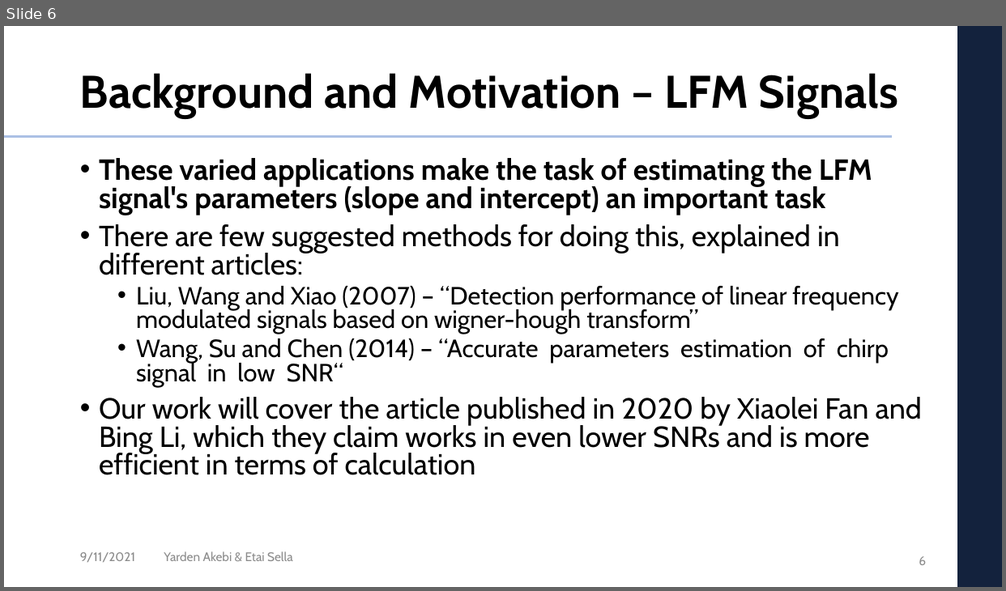
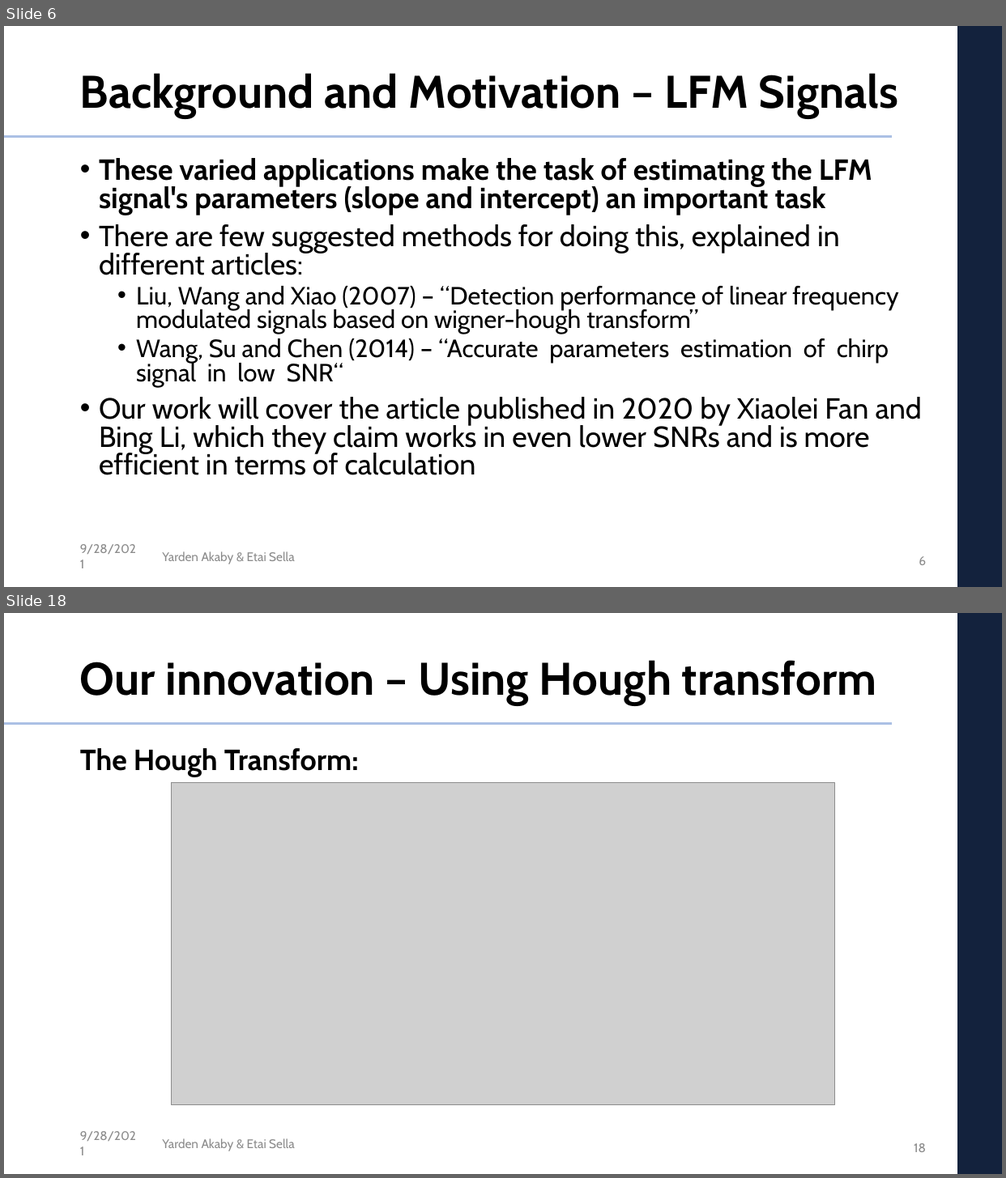
Before and after one commit to etaisella/multi_dim_DSP_final_project, a slide deck: presentation/DSP_project_presentation.pptx. Shown one above the other, each under a label of ours: slide 6 before the commit, slides 6 and 18 after it; the slides between them are not shown. The pictures are 1006x591 and 1006x1178 pixels, drawn with LibreOffice and Linux fonts; fonts in the diff are those of the drawing; grey boxes stand for pictures; background and template pictures are left out. Boxes give left, top, right and bottom in pixels: in the first picture for what was removed or moved away, otherwise in the second. Text is boxed around its words. In the diff, an @@ line names an element or a change of style, - is before the commit and + after.

```diff
--- a/presentation/DSP_project_presentation.pptx
+++ b/presentation/DSP_project_presentation.pptx
@@ slide 18 added at bbox=[4, 613, 1002, 1174], background #FFFFFF; not listed: 3 template elements that a slide beside it also shows @@
@@ title added at bbox=[80, 660, 876, 705], 44 pt, text #000000, bold @@
+Our innovation – Using Hough transform
@@ text added at bbox=[80, 748, 359, 777], 28 pt, text #000000, bold @@
+The Hough Transform:
@@ picture added at bbox=[171, 783, 835, 1105] @@
@@ text added at bbox=[80, 1131, 136, 1141], 12 pt, text #8C8C8C @@
+9/28/2021
@@ text added at bbox=[162, 1139, 294, 1152], 12 pt, text #8C8C8C @@
+Yarden Akaby & Etai Sella
@@ page number added at bbox=[914, 1144, 926, 1152], 12 pt, text #8C8C8C @@
+18
@@ slide 6 changed as well @@
@@ text at bbox=[80, 544, 136, 554]: text changed @@
-9/11/2021
+9/28/2021
@@ text at bbox=[162, 552, 294, 565]: text changed @@
-Yarden Akebi & Etai Sella
+Yarden Akaby & Etai Sella
```
Also in this commit, not shown: 5 other slides changed, 21 other slides added.
